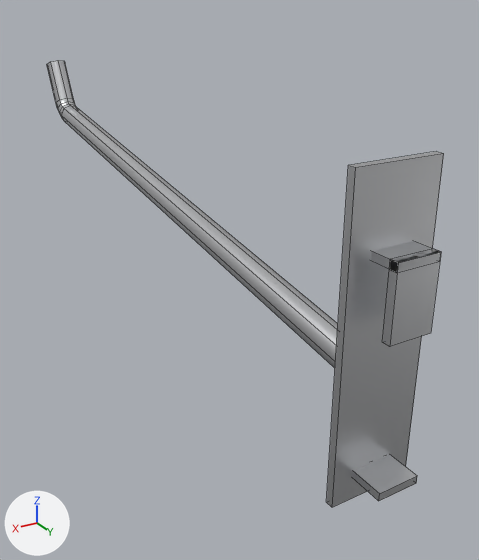
The OBJ model models/werkzeugwand/einzelteile/haken_lang.obj as it was, and as the next commit left it.
Before and after are seen from a camera (50 mm lens) standing at (0.0644, 0.0647, 0.0295) and looking at (-0.0111, -0.0613, -0.0335). Every picture has the same lights, and +X, +Y and +Z are marked at lower left. The first picture is the older version. Mesh edges are drawn as thin lines. Where no turn or scale is listed for an object, it has been applied to the vertices. Vertices at exactly the same position are counted once.

Objects in the first picture: 'Vorlage_Haken_lang'.
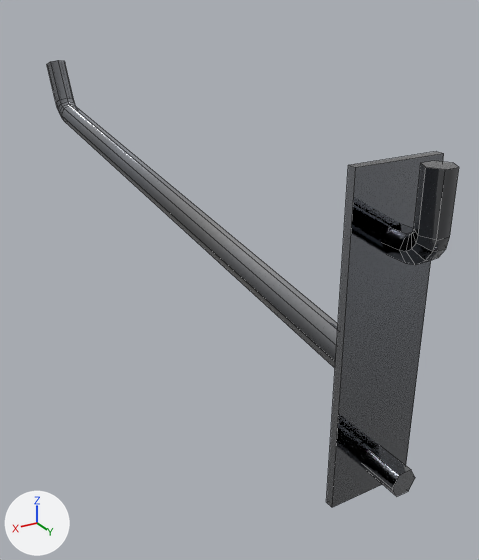
Patch to the scene script:
```diff
--- a/models/werkzeugwand/einzelteile/haken_lang.obj.py
+++ b/models/werkzeugwand/einzelteile/haken_lang.obj.py
@@ img_lochwand_haken_co_png @@
+img_lochwand_haken_co_png = load_image('lochwand_haken_co.png', '../texturen/lochwand_haken_co.png', 512, 512, 'sRGB')
@@ img_lochwand_haken_normal_png @@
+img_lochwand_haken_normal_png = load_image('lochwand_haken_normal.png', '../texturen/lochwand_haken_normal.png', 512, 512, 'sRGB')
@@ img_lochwand_haken_rough_png @@
+img_lochwand_haken_rough_png = load_image('lochwand_haken_rough.png', '../texturen/lochwand_haken_rough.png', 512, 512, 'sRGB')
@@ img_lochwand_haken_metal_png @@
+img_lochwand_haken_metal_png = load_image('lochwand_haken_metal.png', '../texturen/lochwand_haken_metal.png', 512, 512, 'sRGB')
@@ mat_lochwand_haken @@
 mat_lochwand_haken = bpy.data.materials.new('Lochwand_Haken')
-# nodes: BsdfPrincipled, OutputMaterial
-# colours: white #e1e2e5
+# nodes: BsdfPrincipled, NormalMap, OutputMaterial, TexImage x4
+# uses the picture img_lochwand_haken_co_png
+# uses the picture img_lochwand_haken_metal_png
+# uses the picture img_lochwand_haken_normal_png
+# uses the picture img_lochwand_haken_rough_png
@@ me_vorlage_haken_lang @@
 # used by ob_vorlage_haken_lang; location = (0.0, 0.0, 0.0)
-me_vorlage_haken_lang.from_pydata(...)  # 78 vertices, 66 faces; spans x -0.008..0.008, y -0.16..0.006, z -0.047..0.01
+me_vorlage_haken_lang.from_pydata(...)  # 110 vertices, 94 faces; spans x -0.008..0.008, y -0.16..0.009, z -0.047..0.01
+# me_vorlage_haken_lang part 1: a new loose piece, a 6-sided cylinder along y spanning x -0.0024..0.0024, y -0.0008..0.007, z -0.0424..-0.0382, in mat_lochwand_haken
+# me_vorlage_haken_lang part 2: a new loose piece of 42 vertices spanning x -0.002..0.002, y -0.001..0.009, z -0.004..0.01, in mat_lochwand_haken
+# me_vorlage_haken_lang part 3: the loose piece of 8 vertices spanning x -0.004..0.004, y -0.001..0.006, z -0.043..-0.041 is deleted
+# me_vorlage_haken_lang part 4
+# 14 vertices are removed from x -0.004..0.004, y -0.001..0.005, z -0.016..-0.003
+# 12 faces are deleted
+# me_vorlage_haken_lang part 5: 48 kept faces spanning x -0.008..0.008, y -0.16..0.0, z -0.047..0.01 get new texture (UV) coordinates
 me_vorlage_haken_lang.materials.append(mat_lochwand_haken)
```

Where the change shows, as pixel boxes [x1, y1, x2, y2] in the pictures (479 x 560 px):
'Vorlage_Haken_lang', surface changed, reshaped (white to grey)
    before: [47, 60, 444, 507]
    after: [47, 60, 459, 507]
part 1 of me_vorlage_haken_lang, added
    after: [362, 445, 415, 496]
part 2 of me_vorlage_haken_lang, added
    after: [381, 161, 459, 265]
part 3 of me_vorlage_haken_lang, deleted
    before: [353, 455, 417, 501]
part 4 of me_vorlage_haken_lang, deleted
    before: [371, 241, 441, 347]
part 5 of me_vorlage_haken_lang, surface changed (darker)
    both: [47, 60, 444, 507]
